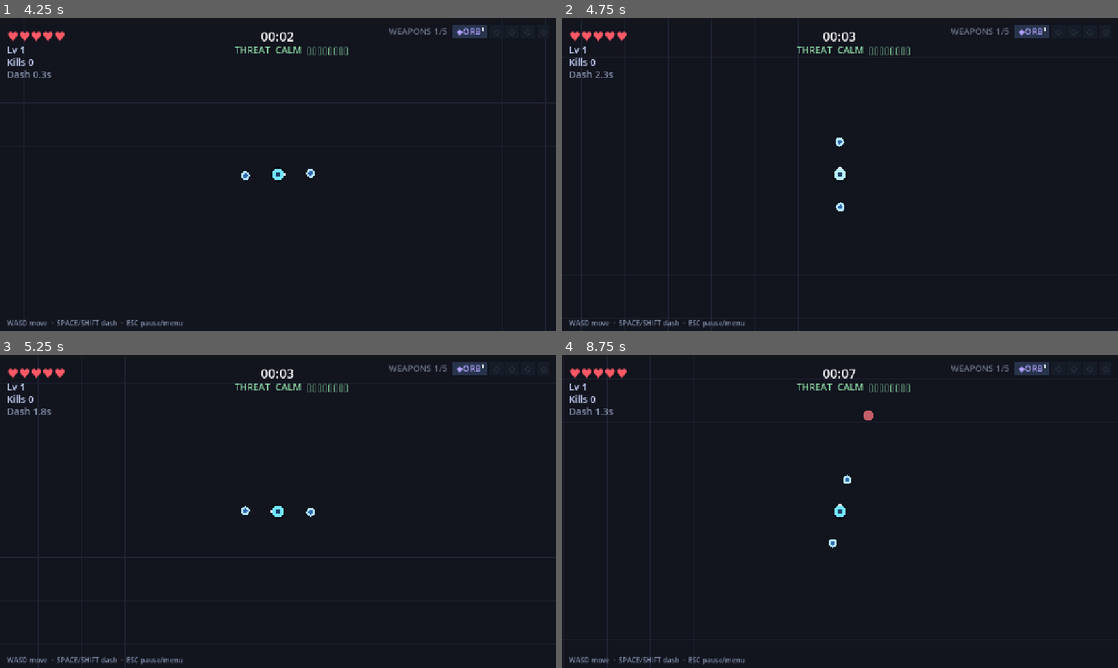
Above: before the commit, frames 1-4 (two rows, left to right).
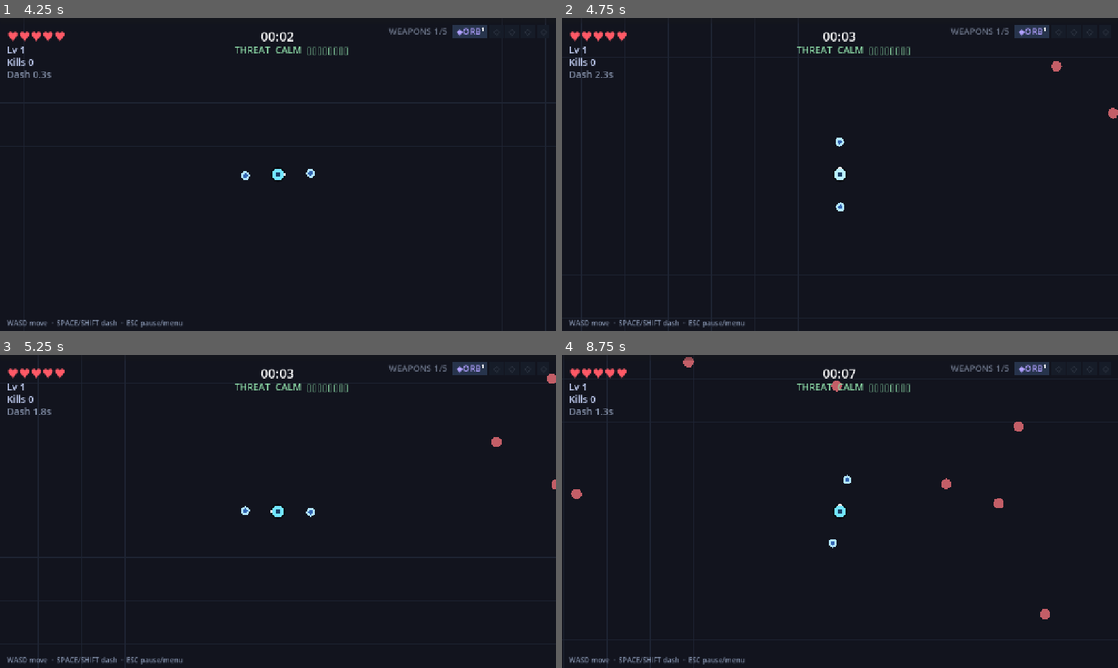
Above: after the commit, the same moments.

Repository: ICQCQ/NiceSwarm
Game: Godot game, scene res://scenes/main.tscn
Same seed, same stepped clock (60 frames per second), same inputs: the game is played once before the commit and once after it.
Inputs:
- Up to frame 1 (4.25 s): click "Play Solo" at 0.5 s; click "1. Orbit Blades" at 1.25 s; tap Enter at 2 s; hold D 2.03-2.78 s; hold Shift 2.03-2.78 s; tap Space at 2.27, 3.02 s; hold S 2.78-3.53 s; tap R at 2.85 s; hold D from 3.53 s (still down); tap M at 3.6 s
- Up to frame 2 (4.75 s): release D at 4.28 s; hold W from 4.28 s (still down); tap 1 at 4.35 s; tap Space at 4.52 s
- Up to frame 3 (5.25 s): release W at 5.03 s; hold A from 5.03 s (still down); tap C at 5.1 s
- Up to frame 4 (8.75 s): tap Space at 5.27, 6.02, 7.52, 8.27 s; tap V at 5.85 s; release A at 6.53 s; hold S 6.53-7.28 s; tap O at 6.6 s; hold D 7.28-8.03 s; tap L at 7.35 s; hold W from 8.03 s (still down); hold Shift from 8.03 s (still down)

Frame 1 is identical in both runs. In frame 2, 0.1% of the frame differs, in the area x 88-100%, y 13-33%; in frame 3, 0.1%; in frame 4, 0.4%, in the area x 1-88%, y 0-85%.

Commit message:
balance: denser spawns + half XP gain, add FF lethality probe
User direction: make the game much harder (target skilled-player win rate <10%).

- Spawn rate up: SPAWN_INTERVAL_START 1.4->1.0, _END 0.2->0.12,
  SPAWN_DESIRED_BASE 6->8, SPAWN_DESIRED_PER_DIFF 2.5->3.5 (denser, esp. late).
- XP gain halved: new GameConfig.XP_GAIN_MULT=0.5 applied at _xp_needed
  (effective rate = cfg_xp_rate * 0.5); xp_for_level + its tests untouched.
- FF lethality instrument: player.lethal_taken tallies would-be damage while
  debug_god (i-frame-respected, behavior-preserving); NICESWARM_SIM god=1 makes
  bots immortal so they reach 10:00; per-minute [ff] 'lethal/min' + [sim] lethal
  total. This is the only probe that can see the late game the bot never reaches.

Finding: mid-game is now harder (mortal bots die 150-245s vs 200-280s), but the
late game still deals ZERO incoming damage min 7-10 — a kiting, high-DPS player
out-runs/out-clears the capped swarm. Next lever must break that kite.

Diff:
--- a/scripts/config/game_config.gd
+++ b/scripts/config/game_config.gd
@@ -33,10 +33,10 @@
 const SPAWN_RING_MIN := 700.0         # enemies spawn this far from the anchor player...
 const SPAWN_RING_MAX := 900.0         # ...up to this far (random within the ring)
 const SPAWN_SAFE_RADIUS := 500.0      # never spawn an enemy within this of ANY alive player
-const SPAWN_DESIRED_BASE := 6.0       # target live-enemy count at difficulty 0
-const SPAWN_DESIRED_PER_DIFF := 2.5   # +this many target enemies per difficulty point
-const SPAWN_INTERVAL_START := 1.4     # seconds between spawns early
-const SPAWN_INTERVAL_END := 0.2       # seconds between spawns late (at ~9 min)
+const SPAWN_DESIRED_BASE := 8.0       # target live-enemy count at difficulty 0 (was 6.0 — denser swarm)
+const SPAWN_DESIRED_PER_DIFF := 3.5   # +this many target enemies per difficulty point (was 2.5 — denser late game)
+const SPAWN_INTERVAL_START := 1.0     # seconds between spawns early (was 1.4 — faster spawn rate)
+const SPAWN_INTERVAL_END := 0.12      # seconds between spawns late (was 0.2 — faster late spawn rate)
 const SPAWN_REFILL_MULT := 0.4        # interval ×this while below the desired population
 
 # --- co-op party scaling (host-authoritative; N = peer_ids.size()) ---
@@ -74,6 +74,9 @@
 # --- xp level curve: three-band step curve (cost at level L to reach L+1), /cfg_xp_rate ---
 # Replaces the old flat-linear curve. Steepening shape (fast early → earned late);
 # absolute steps calibrated via a NICESWARM_FF run to land the 10-min win near level ~45.
+# Base XP-gain multiplier — effective xp rate = cfg_xp_rate (menu, 0.5-2x) * this. 0.5 halves
+# leveling speed (player is weaker for longer, killing the late-game snowball). Tunable balance knob.
+const XP_GAIN_MULT := 0.5
 const XP_BASE := 5            # cost to reach level 2
 const XP_BAND_EARLY := 13     # levels 1..13 use the early step
 const XP_BAND_MID := 33       # levels 14..33 use the mid step; 34+ use the late step
--- a/scripts/core/player.gd
+++ b/scripts/core/player.gd
@@ -46,6 +46,7 @@
 var facing := Vector2.RIGHT
 var invuln := 0.0
 var shake := 0.0
+var lethal_taken := 0.0  # FF lethality instrument: would-be damage eaten while debug_god (see take_damage)
 var dash_timer := 0.0   # cooldown remaining
 var dash_active := 0.0  # dash duration remaining
 var dash_dir := Vector2.ZERO
@@ -323,9 +324,11 @@
 func take_damage(amount: int) -> void:
 	if hp <= 0 or downed:
 		return
+	if invuln > 0.0 or dash_active > 0.0 or remote_dashing:
+		return  # i-frames / dash block the hit (real or god) — no behavioral change vs before
 	if debug_god or safe or disconnected:
-		return
-	if invuln > 0.0 or dash_active > 0.0 or remote_dashing:
+		if debug_god:
+			lethal_taken += amount  # FF lethality instrument: damage a mortal would have eaten here
 		return
 	hp -= amount
 	invuln = 0.9
--- a/scripts/core/sim_driver.gd
+++ b/scripts/core/sim_driver.gd
@@ -15,6 +15,8 @@
 
 # --- NICESWARM_FF state ---
 var ff_min := -1         # last game-minute printed during a fast-forward run
+var ff_lethal_prev := 0.0  # cumulative party lethal_taken at the last per-minute print
+var god_mode := false    # NICESWARM_SIM god=1: bots immortal so they reach the late game (lethality probe)
 
 # Headless playstyle sims (NICESWARM_SIM): each style = priority weapons to learn/level
 # toward, plus the fusion to aim for. pick_for follows this when auto-resolving level-ups.
@@ -56,8 +58,11 @@
 	for i in n:
 		ids.append(i + 1)
 	main.start_game(ids)
+	god_mode = cfg.get("god", "0") == "1"
 	for pid in main.players:
 		main.players[pid].bot = true  # host drives every player as a kiting bot
+		if god_mode:
+			main.players[pid].debug_god = true  # immortal kiter: reaches 10:00, lethal_taken tallies the would-be damage
 	Engine.time_scale = ff
 	# Effectively uncap physics steps/frame so heavy late-game frames never under-simulate
 	# (time-dilate) and skew the result; when the CPU can't keep up the run just stretches in
@@ -143,8 +148,8 @@
 func report_end(won: bool, elapsed_: float, level_: int, kills_: int) -> bool:
 	if active:
 		var ttk := age_sum / float(maxi(kills_, 1))
-		print("[sim] style=%s party=%d seed=%d result=%s time=%.1f diff=%.1f level=%d kills=%d ttk=%.2f" \
-			% [style, main.peer_ids.size(), seed_val, ("WIN" if won else "DEAD"), elapsed_, main.spawner.diff(), level_, kills_, ttk])
+		print("[sim] style=%s party=%d seed=%d result=%s time=%.1f diff=%.1f level=%d kills=%d ttk=%.2f lethal=%.0f%s" \
+			% [style, main.peer_ids.size(), seed_val, ("WIN" if won else "DEAD"), elapsed_, main.spawner.diff(), level_, kills_, ttk, _party_lethal(), (" GOD" if god_mode else "")])
 		main.get_tree().quit(0)
 		return true
 	if Engine.time_scale > 1.0:  # NICESWARM_FF: final calibration line, then drop the clock back
@@ -152,6 +157,17 @@
 			% [str(won), elapsed_ / 60.0, level_, kills_, main.gems_by_id.size()])
 		Engine.time_scale = 1.0
 	return false
+
+
+## Sum of would-be damage every player has eaten (lethal_taken). Only meaningful with
+## immortal players (god/FF) — the late-game incoming-DPS-to-a-5HP-player probe.
+func _party_lethal() -> float:
+	var total := 0.0
+	for pid in main.players:
+		var p = main.players[pid]
+		if is_instance_valid(p):
+			total += p.lethal_taken
+	return total
 
 
 # --- NICESWARM_FF: fast-forward instrumentation -----------------------------
@@ -183,8 +199,10 @@
 	if m == ff_min:
 		return
 	ff_min = m
-	print("[ff] min=%d level=%d xp_need=%d gems=%d enemies=%d diff=%.1f" \
-		% [m, main.level, main._xp_needed(), main.gems_by_id.size(), main.enemies_by_id.size(), main.spawner.difficulty])
+	var lethal_now := _party_lethal()
+	print("[ff] min=%d level=%d xp_need=%d gems=%d enemies=%d diff=%.1f lethal/min=%.0f (5hp player)" \
+		% [m, main.level, main._xp_needed(), main.gems_by_id.size(), main.enemies_by_id.size(), main.spawner.difficulty, lethal_now - ff_lethal_prev])
+	ff_lethal_prev = lethal_now
 	var p0 = main.players.get(1)
 	if p0 != null and is_instance_valid(p0):
 		var wl := PackedStringArray()
--- a/scripts/main.gd
+++ b/scripts/main.gd
@@ -1651,7 +1651,8 @@
 
 ## Cost at the current level to reach the next (three-band curve in GameConfig).
 func _xp_needed() -> int:
-	return GameConfig.xp_for_level(level, cfg_xp_rate)
+	# Effective XP rate = menu cfg_xp_rate * GameConfig.XP_GAIN_MULT (base 0.5 = half leveling speed).
+	return GameConfig.xp_for_level(level, cfg_xp_rate * GameConfig.XP_GAIN_MULT)
 
 
 func _current_needed() -> int:
--- a/tests/test_config.gd
+++ b/tests/test_config.gd
@@ -12,6 +12,7 @@
 	t.eq(GameConfig.MAX_FUSION_TIER, 2, "MAX_FUSION_TIER")
 	t.gt(GameConfig.WEAPON_LEVEL_POWER, 0.0, "WEAPON_LEVEL_POWER positive (weapons scale with party level)")
 	t.eq(GameConfig.MAX_CHOICES, 6, "MAX_CHOICES")
+	t.ok(GameConfig.XP_GAIN_MULT > 0.0 and GameConfig.XP_GAIN_MULT <= 1.0, "XP_GAIN_MULT in (0,1]")
 	t.eq(GameConfig.ENEMY_CAP, 220, "ENEMY_CAP")
 	t.eq(GameConfig.NET_PORT, 24565, "NET_PORT")
 	t.gt(GameConfig.TELEGRAPH_WARN, 0.0, "TELEGRAPH_WARN positive")
